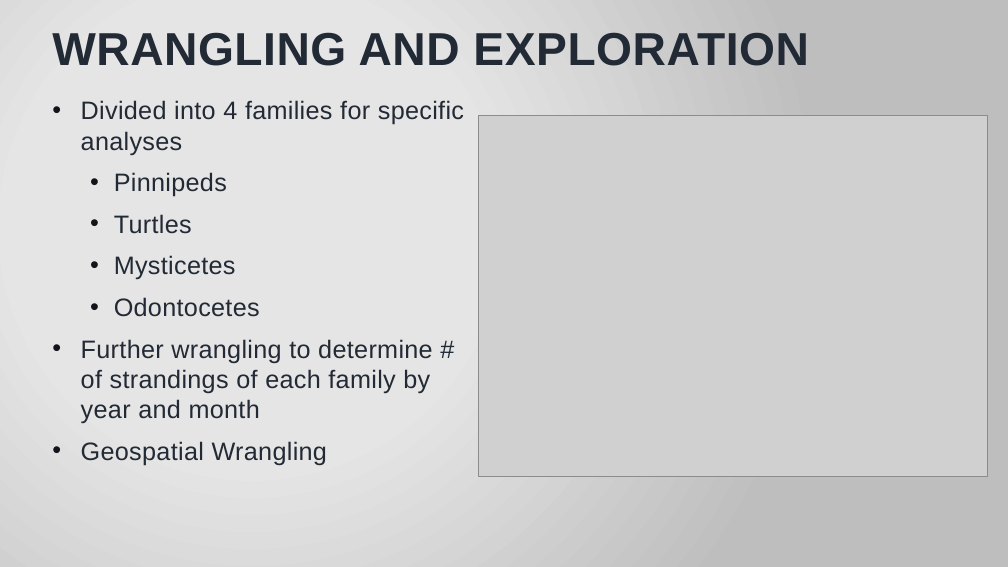
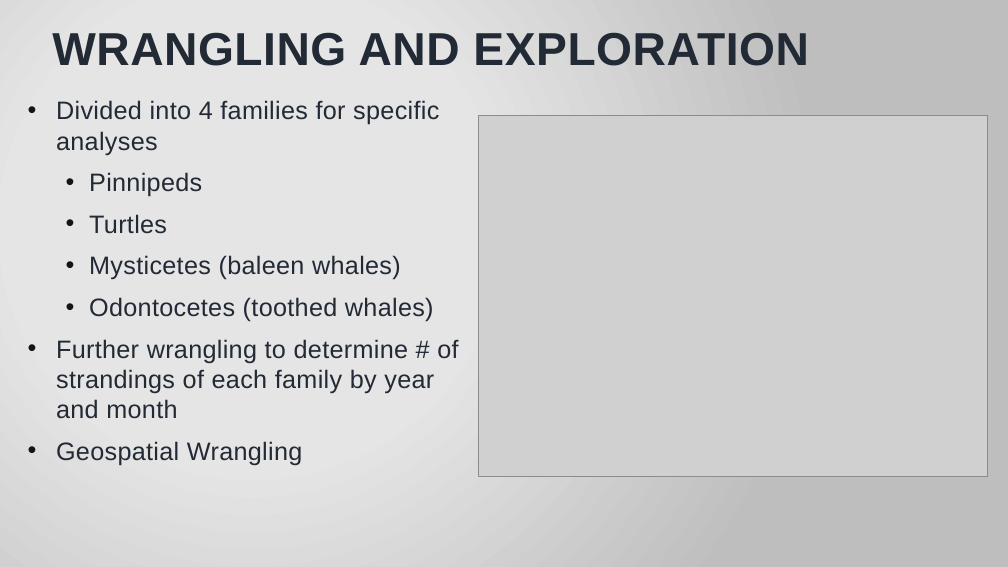
Before and after one commit to jmeza32/MezaFidalgo_Ozog_Pepper_ENV872_EDA_FinalProject, a slide deck: slide 4 of Output/Stranding Data Analysis.pptx. Drawn at 1008x567 pixels with LibreOffice and Linux fonts; fonts in the diff are those of the drawing; grey boxes stand for pictures; background and template pictures are left out. Boxes give left, top, right and bottom in pixels: in the first picture for what was removed or moved away, otherwise in the second. Text is boxed around its words. In the diff, an @@ line names an element or a change of style, - is before the commit and + after.

```diff
--- a/Output/Stranding Data Analysis.pptx
+++ b/Output/Stranding Data Analysis.pptx
@@ text "Divided into 4 families for ...": place and size @@
-text "Divided into 4 families for ..." at bbox=[81, 100, 464, 465]
+text "Divided into 4 families for ..." at bbox=[56, 100, 458, 465]
@@ text at bbox=[89, 255, 434, 322]: text changed @@
-  • Mysticetes
-  • Odontocetes
+  • Mysticetes (baleen whales)
+  • Odontocetes (toothed whales)
```
Also in this commit, not shown: 4 other slides changed, 6 slides added, 7 slides removed.
